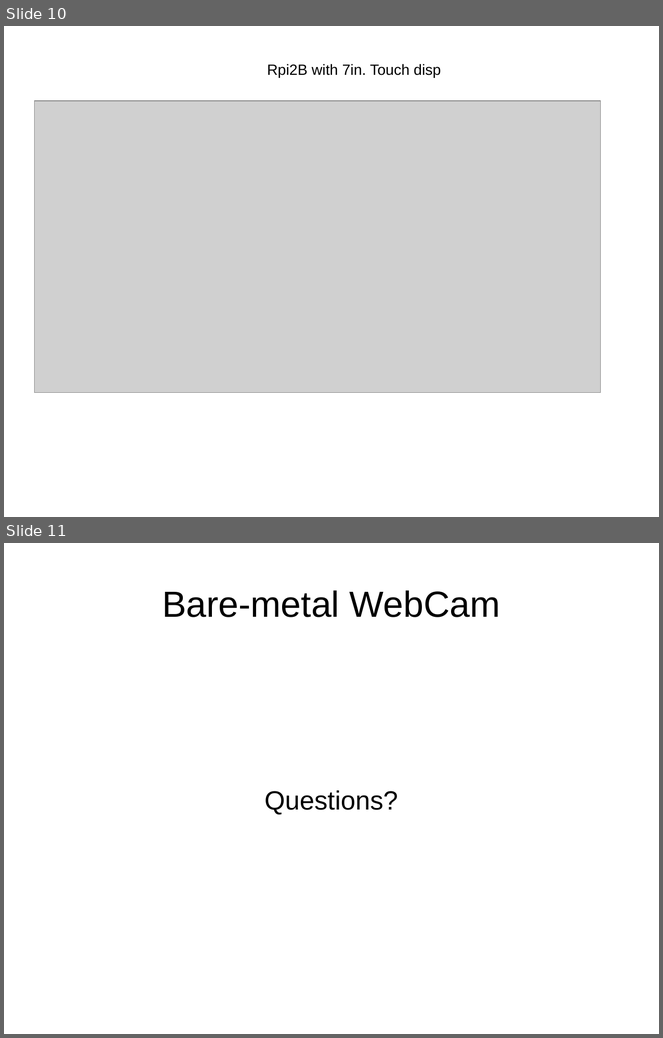
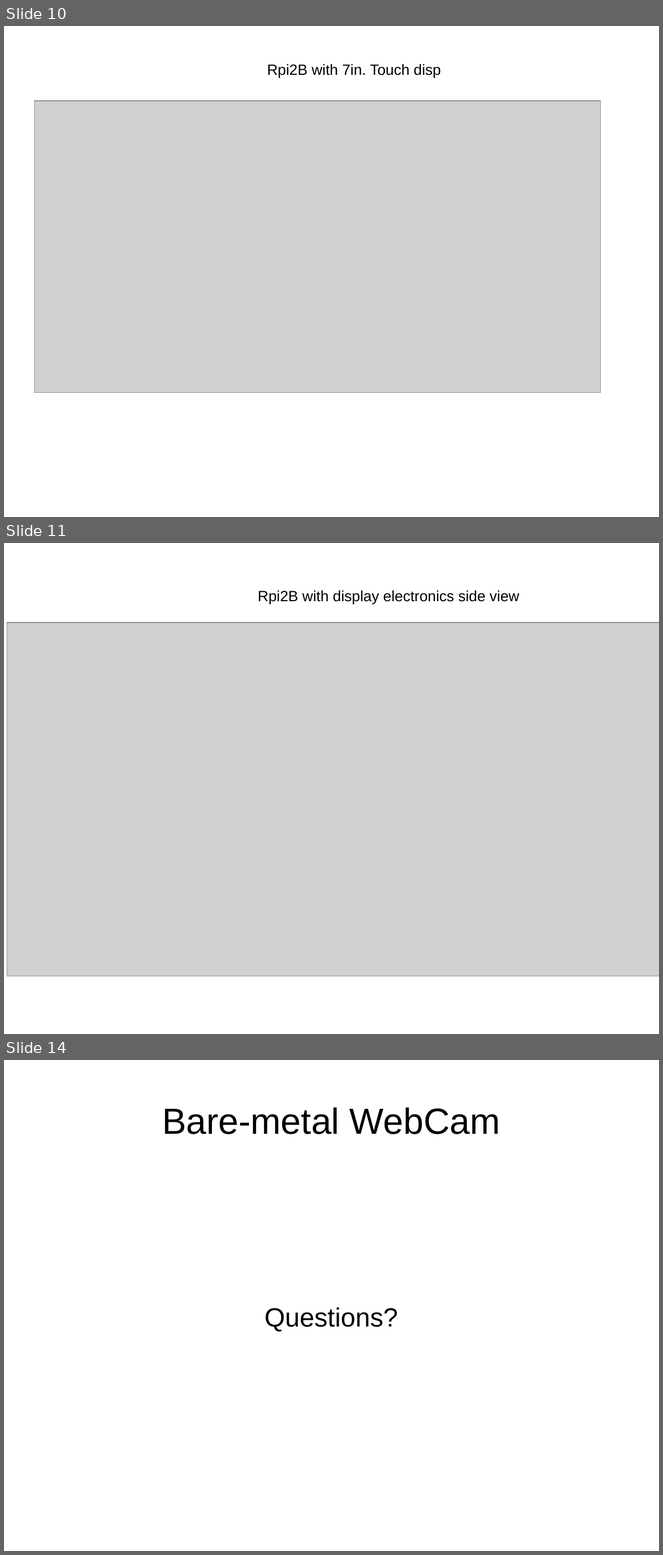
Before and after one commit to develone/EKIS, a slide deck: presentations/webcam.ppt. Shown one above the other, each under a label of ours: slides 10 and 11 before the commit, slides 10, 11 and 14 after it; the slides between them are not shown. The pictures are 663x1038 and 663x1555 pixels, drawn with LibreOffice and Linux fonts; fonts in the diff are those of the drawing; grey boxes stand for pictures. Boxes give left, top, right and bottom in pixels: in the first picture for what was removed or moved away, otherwise in the second. Text is boxed around its words. In the diff, an @@ line names an element or a change of style, - is before the commit and + after.

```diff
--- a/presentations/webcam.ppt
+++ b/presentations/webcam.ppt
@@ slide 11 added at (4, 543, 659, 1034), background #FFFFFF @@
@@ text added at (258, 590, 519, 604), 18 pt, text #000000 @@
+Rpi2B with display electronics side view
@@ picture added at (7, 623, 659, 977) @@
@@ what was slide 11 is now slide 14 @@
```
Also in this commit, not shown: 2 other slides added.
